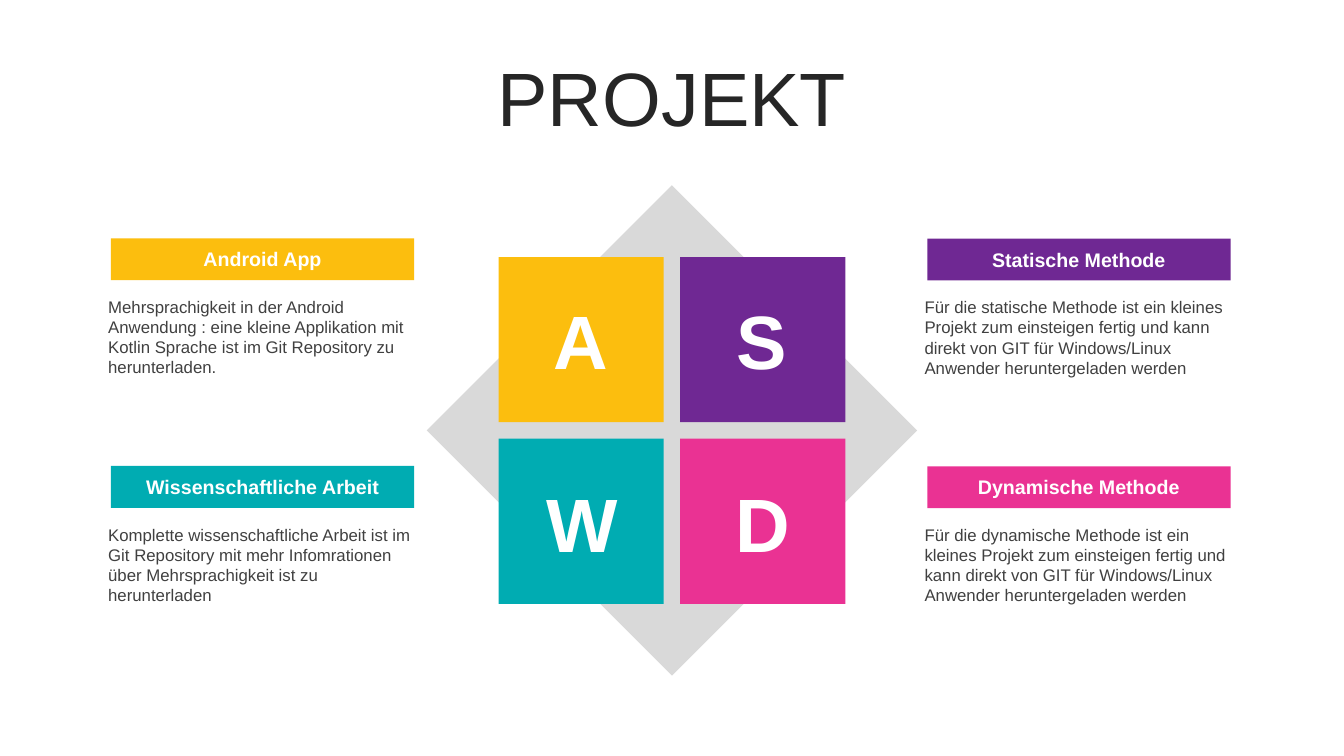
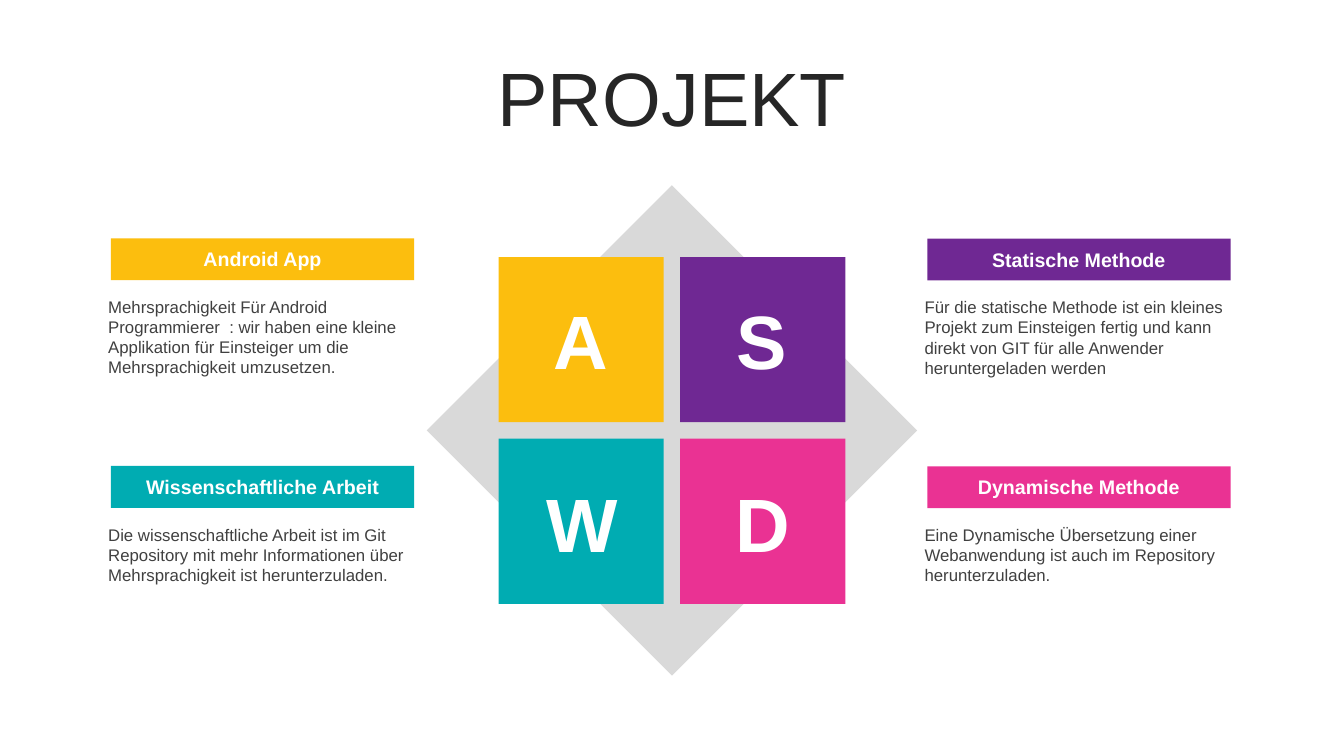
Before and after one commit to Eyssamsh/gui, a slide deck: slide 7 of guiProjekt/downloads/Final Präsentation Mehrsprachigkeit.pptx. Drawn at 1344x756 pixels with LibreOffice and Linux fonts; fonts in the diff are those of the drawing. Boxes give left, top, right and bottom in pixels: in the first picture for what was removed or moved away, otherwise in the second. Text is boxed around its words. In the diff, an @@ line names an element or a change of style, - is before the commit and + after.

Commit message:
Präsentation fertig

```diff
--- a/guiProjekt/downloads/Final Präsentation Mehrsprachigkeit.pptx
+++ b/guiProjekt/downloads/Final Präsentation Mehrsprachigkeit.pptx
@@ text at [108,301,396,377]: text changed @@
-Mehrsprachigkeit in der Android Anwendung : eine kleine Applikation mit Kotlin Sprache ist im Git Repository zu herunterladen.
+Mehrsprachigkeit Für Android Programmierer : wir haben eine kleine Applikation für Einsteiger um die Mehrsprachigkeit umzusetzen.
@@ text at [925,301,1223,378]: text changed @@
-Für die statische Methode ist ein kleines Projekt zum einsteigen fertig und kann direkt von GIT für Windows/Linux Anwender heruntergeladen werden
+Für die statische Methode ist ein kleines Projekt zum Einsteigen fertig und kann direkt von GIT für alle Anwender heruntergeladen werden
@@ text at [108,529,404,585]: text changed @@
-Komplette wissenschaftliche Arbeit ist im Git Repository mit mehr Infomrationen über Mehrsprachigkeit ist zu herunterladen
+Die wissenschaftliche Arbeit ist im Git Repository mit mehr Informationen über Mehrsprachigkeit ist herunterzuladen.
@@ text at [925,527,1215,581]: text changed @@
-Für die dynamische Methode ist ein kleines Projekt zum einsteigen fertig und kann direkt von GIT für Windows/Linux Anwender heruntergeladen werden
+Eine Dynamische Übersetzung einer Webanwendung ist auch im Repository herunterzuladen.
```
Also in this commit, not shown: 9 other slides changed, 2 slides added, 4 slides removed.
